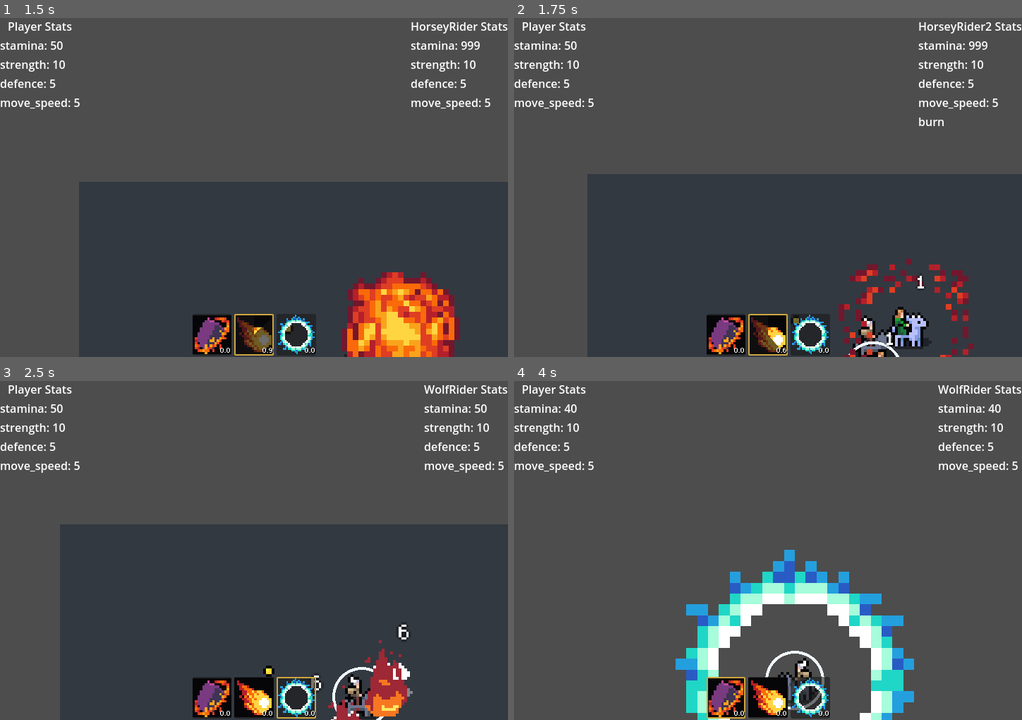
Above: before the commit, frames 1-4 (two rows, left to right).
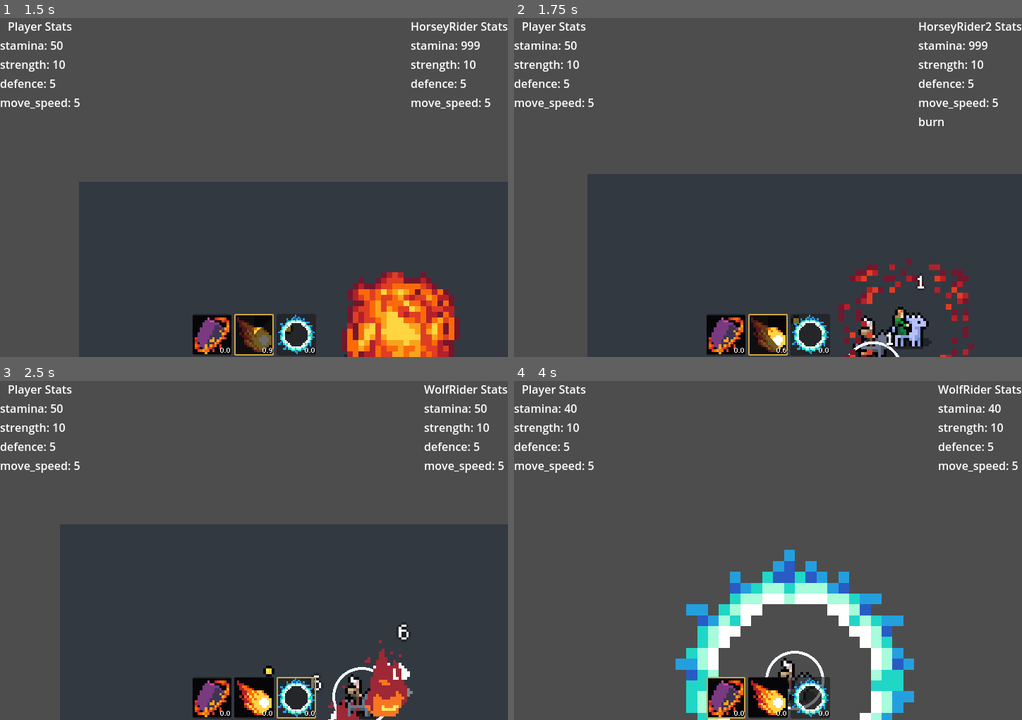
Above: after the commit, the same moments.

Repository: Snayff/not_quite_paradise4
Game: Godot game, scene res://world.tscn
Two runs of this game, one before a commit and one after it. Both use one fixed random seed, a clock stepped at 60 frames per second and the inputs below. The engine's default icon, where the game draws it, is replaced by a stand-in: a white triangle on a blue panel in a dark square.
Inputs:
- Up to frame 1 (1.5 s): hold D (move_right) 0.53-1.28 s; tap Tab (next_active) at 0.6 s; hold S (move_down) from 1.28 s (still down); tap Space (use_active) at 1.35 s
- Up to frame 2 (1.75 s): keep holding S (move_down)
- Up to frame 3 (2.5 s): release S (move_down) at 2.03 s; hold D (move_right) from 2.03 s (still down); tap Tab (next_active) at 2.1 s
- Up to frame 4 (4 s): release D (move_right) at 2.78 s; hold W (move_up) 2.78-3.53 s; tap Space (use_active) at 2.85 s; hold A (move_left) from 3.53 s (still down); tap Tab (next_active) at 3.6 s

Frame 1 is identical in both runs. In frame 2, less than 0.1% of the frame differs, in the area x 68-73%, y 97-100%; in frame 3, less than 0.1%; in frame 4, 0.4%, in the area x 51-60%, y 81-95%.

Commit message:
cleaned up post implementation of projectile throwable, added props
removed dead code
updated comments
extracted relevant code to functions
extended props in projectile_throwable

Diff:
--- a/scenes/abcs/abc_projectile.gd
+++ b/scenes/abcs/abc_projectile.gd
@@ -84,8 +84,9 @@
 	_team = data.team
 	_valid_hit_option = data.valid_hit_option
 	_max_bodies_can_hit = data.max_bodies_can_hit
+	_sprite.sprite_frames = data.sprite_frames
 
-	_sprite.sprite_frames = data.sprite_frames
+	_align_collisions_to_sprite()
 
 	if data.size > 0:
 		_resize(data.size)
@@ -127,6 +128,23 @@
 ####### PRIVATE #######
 ######################
 
+## set the collision shapes on self and hitbox to closely match the sprite size
+func _align_collisions_to_sprite() -> void:
+	var sprite_size: Vector2 = Utility.get_current_sprite_size(_sprite)
+	var longest_size_length: int = 0
+	if sprite_size.x > sprite_size.y:
+		longest_size_length = sprite_size.x
+	else:
+		longest_size_length = sprite_size.y
+
+	for shape_ in [get_node("./CollisionShape2D").shape, _hitbox.get_node("./CollisionShape2D").shape]:
+		if shape_ is CircleShape2D:
+			shape_.radius = longest_size_length / 2
+		else:
+			push_warning(
+				"ABCProjectile: shape not recognised, so collision shape not matched to sprite size"
+			)
+
 ## enable or diasble the collisions. Deferred call.
 ##
 ## true disables the projectile's collisions.
@@ -152,4 +170,6 @@
 	Utility.update_body_collisions(self, _team, _valid_hit_option, _target_actor, false)
 	Utility.update_hitbox_hurtbox_collision(_hitbox, _team, _valid_hit_option, _target_actor, false)
 
+
+
 	#endregion
--- a/scenes/abcs/combat_actor.tscn
+++ b/scenes/abcs/combat_actor.tscn
@@ -134,16 +134,15 @@
 _root = NodePath("..")
 _font = ExtResource("10_nqnyt")
 
-[node name="PhysicsMovement" type="Node" parent="." node_paths=PackedStringArray("_root", "_main_sprite")]
+[node name="PhysicsMovement" type="Node" parent="." node_paths=PackedStringArray("_root")]
 unique_name_in_owner = true
 script = ExtResource("12_73flk")
 _root = NodePath("..")
-_main_sprite = NodePath("../AnimatedSprite2D")
 
 [node name="StatsContainer" type="Node" parent="."]
 unique_name_in_owner = true
 script = ExtResource("12_dnaiq")
-_editor_stats = Array[ExtResource("13_hojhi")]([SubResource("Resource_mpvob"), SubResource("Resource_wnrae"), SubResource("Resource_710uh")])
+_editor_stats = Array[ExtResource("13_hojhi")]([SubResource("Resource_bjwn8"), SubResource("Resource_2b6l7"), SubResource("Resource_5u1jk")])
 
 [node name="BoonsBanesContainer" type="Node" parent="." node_paths=PackedStringArray("_root", "_death_trigger")]
 unique_name_in_owner = true
--- a/scenes/templates/projectile_throwable.gd
+++ b/scenes/templates/projectile_throwable.gd
@@ -59,6 +59,9 @@
 	_set_travel_range(data.travel_range)
 	_move_speed = data.move_speed
 	_is_homing = data.is_homing
+	lock_rotation = data.lock_rotation
+
+	_movement_component.setup(data.max_speed, data.acceleration, data.deceleration)
 
 func activate() -> void:
 	assert(
@@ -71,12 +74,8 @@
 	_set_hitbox_disabled(false)
 	_sprite.play()
 
-func _integrate_forces(state: PhysicsDirectBodyState2D) -> void:
-	assert(_movement_component is PhysicsMovementComponent)
-	#_movement_component.calc_movement(state)
-
 func _physics_process(delta: float) -> void:
-	_movement_component.pp(delta)
+	_movement_component.execute_physics(delta)
 
 func _on_hit(hurtbox: HurtboxComponent) -> void:
 	if !Utility.target_is_valid(_valid_hit_option, _hitbox.originator, hurtbox.root, _target_actor):
@@ -109,5 +108,4 @@
 	super.set_target_actor(actor)
 	_movement_component.set_target_actor(actor, _is_homing)
 
-
 #endregion
--- a/scenes/templates/projectile_throwable.tscn
+++ b/scenes/templates/projectile_throwable.tscn
@@ -16,6 +16,8 @@
 [sub_resource type="CircleShape2D" id="CircleShape2D_5b1f2"]
 resource_local_to_scene = true
 
+[sub_resource type="SpriteFrames" id="SpriteFrames_uav7v"]
+
 [sub_resource type="Resource" id="Resource_bvqj6"]
 resource_local_to_scene = true
 script = ExtResource("5_l37ln")
@@ -25,6 +27,7 @@
 
 [node name="ProjectileThrowable" instance=ExtResource("1_1rweh")]
 physics_material_override = SubResource("PhysicsMaterial_q1xa1")
+lock_rotation = false
 script = ExtResource("2_bbj4i")
 
 [node name="CollisionShape2D" parent="." index="0"]
@@ -32,6 +35,9 @@
 
 [node name="CollisionShape2D" parent="HitboxComponent" index="0"]
 shape = SubResource("CircleShape2D_5b1f2")
+
+[node name="AnimatedSprite2D" parent="." index="2"]
+sprite_frames = SubResource("SpriteFrames_uav7v")
 
 [node name="OnHitEffectSpawner" type="Node2D" parent="." index="3"]
 script = ExtResource("3_1074t")
@@ -50,7 +56,6 @@
 _supply_type = 1
 _destroy_effect_spawner = NodePath("../OnDeathEffectSpawner")
 
-[node name="PhysicsMovementComponent" type="Node" parent="." index="7" node_paths=PackedStringArray("_root", "_main_sprite")]
+[node name="PhysicsMovementComponent" type="Node" parent="." index="7" node_paths=PackedStringArray("_root")]
 script = ExtResource("7_v8jiw")
 _root = NodePath("..")
-_main_sprite = NodePath("../AnimatedSprite2D")
--- a/scripts/components/functionals/physics_movement.gd
+++ b/scripts/components/functionals/physics_movement.gd
@@ -3,13 +3,12 @@
 class_name PhysicsMovementComponent
 extends Node
 
+
 # TODO: move these to a stat sheet, as they vary by actor
 const WALK_ACCEL = 1000.0
 const WALK_DEACCEL = 1000.0
 const WALK_MAX_VELOCITY = 200.0
-const MOVE_SPEED = 50.0  # FIXME: at low speeds the projectile keeps missing the target, even when still
-const ACCEL = 50.0
-const DECCEL = 100.0
+
 
 #region SIGNALS
 
@@ -23,10 +22,12 @@
 
 #region EXPORTS
 @export_group("Component Links")
+## the body to apply forces to
 @export var _root: PhysicsBody2D
 ## the sprite we're going to flip the facing of, based on direction
-@export var _main_sprite: Node2D
+@export var _sprite: Node2D
 @export_group("Details")
+## divert logic to respond to controls rather than targeting
 @export var is_attached_to_player: bool = false
 #endregion
 
@@ -35,16 +36,36 @@
 var _is_facing_left: bool = false
 var _target_actor: CombatActor
 var _current_target_pos: Vector2 = Vector2.ZERO
+## whether to update _current_target_pos to targets current position
 var _is_following_target_actor: bool = false
-
+## max movement speed. with max_speed < accel < deccel we can get some random sidewinding movement,
+## but still hit target. with move_speed >= accel we move straight to target
+var _max_speed: float
+## how quickly we accelerate. uses delta, so will apply ~1/60th per frame to the velocity,
+## up to max_speed.
+var _acceleration: float
+## how quickly we decelerate. uses delta, so will apply ~1/60th per frame to the velocity.
+## applied when max_speed is hit. should be >= acceleration.
+var _deceleration: float
+## whether setup() has been called
+var _has_run_setup: bool = false
 #endregion
 
 
 #region FUNCS
+func setup(max_speed: float, acceleration: float, deceleration: float) -> void:
+	_max_speed = max_speed
+	_acceleration = acceleration
+	_deceleration = deceleration
 
+	_has_run_setup = true
 
-## update the physics state's velocity
-func pp(delta: float) -> void:
+# TODO: eventually, this should just be the _physics process, so that it doesnt need to be called.
+## update the physics state's velocity. won't run until setup() has been called.
+func execute_physics(delta: float) -> void:
+	if not _has_run_setup:
+		return
+
 	## calc direction to target
 	if _target_actor is CombatActor or _current_target_pos != Vector2.ZERO:
 
@@ -57,100 +78,33 @@
 
 	# if already at max speed, slow down
 	var slow_down_force: Vector2 = Vector2.ZERO
-	if absf(velocity.x) > MOVE_SPEED:
+	if absf(velocity.x) > _max_speed:
 		if velocity.x > 0:
-			slow_down_force.x -= DECCEL
+			slow_down_force.x -= _deceleration
 		else:
-			slow_down_force.x += DECCEL
+			slow_down_force.x += _deceleration
 
-	if absf(velocity.y) > MOVE_SPEED:
+	if absf(velocity.y) > _max_speed:
 		if velocity.y > 0:
-			slow_down_force.y -= DECCEL
+			slow_down_force.y -= _deceleration
 		else:
-			slow_down_force.y += DECCEL
+			slow_down_force.y += _deceleration
 
 	# apply slowdown, if needed
 	if !slow_down_force.is_zero_approx():
 		_root.apply_impulse(slow_down_force * delta, _root.global_position)
 
 	# move towards target
-	_root.apply_impulse(movement * ACCEL * delta, _root.global_position)
+	_root.apply_impulse(movement * _acceleration * delta, _root.global_position)
 
-
-
-
-#
-#
-#
-#
-	## not moving, deccelerate
-	##if movement.is_zero_approx():
-		##movement * (delta * DECCEL)
-	##else:
-		##movement * (delta * ACCEL)
-#
-	## right
-	#if movement.x > 0:
-		#velocity.x += movement.x
-#
-	## left
-	#elif  movement.x < 0:
-		#velocity.x -= absf(movement.x)
-#
-	## up
-	#if movement.y < 0:
-		#velocity.y -= absf(movement.y)
-	#elif movement.y > 0:
-		#velocity.y += movement.y
-#
-	#print("vel:", velocity)
-	#velocity.x = clampf(velocity.x, -MOVE_SPEED, MOVE_SPEED)
-	#velocity.y = clampf(velocity.y, -MOVE_SPEED, MOVE_SPEED)
-	#print("post clamp vel:", velocity)
-#
-	##print("movement: ", movement, " | vel: ", velocity)
-	##breakpoint
-	##HyperLog.sketch_arrow(_root.global_position, movement, 0, Color.GREEN)
-	HyperLog.sketch_arrow(_root.global_position, velocity, 0, Color.RED)
-	#_root.apply_impulse(velocity, _root.global_position)
-	#_root.apply_impulse(_root.global_position.direction_to(_current_target_pos) * MOVE_SPEED * delta, _root.global_position)
-
+# TODO: remove and fold into physics process/execute physics above, so projecitle and actor use same
 func calc_movement(state: PhysicsDirectBodyState2D) -> void:
-
 	var velocity: Vector2 = state.get_linear_velocity()
 	var step: float = state.get_step()
 
 	# get player input.
 	if is_attached_to_player:
 		velocity = _apply_input_movement_velocity(velocity, step)
-
-	# calc direction to target
-	elif _target_actor is CombatActor or _current_target_pos != Vector2.ZERO:
-
-		# get or update target position
-		if _is_following_target_actor or _current_target_pos == Vector2.ZERO:
-			_current_target_pos = _target_actor.global_position
-
-		# update velocity
-		# FIXME: this always pulls to bottom right
-		print("root pos: ", _root.global_position, " | target: ", _current_target_pos)
-		var movement: Vector2 = _root.global_position.direction_to(
-			_target_actor.global_position
-			) * MOVE_SPEED
-
-		velocity = _get_velocity(
-			velocity,
-			step,
-			movement.x > 0,
-			movement.x < 0,
-			movement.y < 0,
-			movement.y > 0,
-		)
-
-		#velocity = _root.global_position.lerp(_root.global_position + movement, step * WALK_ACCEL)
-		print("movement: ", movement, " | velocity: ", velocity)
-		HyperLog.sketch_arrow(_root.global_position, movement, 0, Color.GREEN)
-		HyperLog.sketch_arrow(_root.global_position, velocity, 0, Color.RED)
 
 	# TODO: only amend facing if we intend to move in a direction. e.g. dont face direction
 	#	because knocked back in that direction.
@@ -163,6 +117,39 @@
 func set_target_actor(actor: CombatActor, is_following: bool) -> void:
 	_target_actor = actor
 	_is_following_target_actor = is_following
+
+## amend the attached sprites facing based on movement and velocity
+func _amend_facing(velocity: Vector2, move_left: bool, move_right: bool) -> void:
+	if !is_instance_valid(_sprite):
+		return
+
+	var new_facing_left: bool = _is_facing_left
+
+	# Check facing
+	if velocity.x < 0 and move_left:
+		new_facing_left = true
+	elif velocity.x > 0 and move_right:
+		new_facing_left = false
+
+	# Update facings
+	if new_facing_left != _is_facing_left:
+		if new_facing_left:
+			# some nodes just need the x axis flipping
+			_sprite.scale.x = -1
+
+			# but some nodes need their relative position flipping, too
+			if _sprite.position.x != 0:
+				_sprite.position.x = _sprite.position.x * -1
+		else:
+			_sprite.scale.x = 1
+
+			if _sprite.position.x != 0:
+				_sprite.position.x = _sprite.position.x * -1
+
+	_is_facing_left = new_facing_left
+
+# FIXME: The below is still used by player for movement. Can't get it to work for projectiles.
+# 		need to unify approach.
 
 ## amends given velocity by input and returns amended velocity
 func _apply_input_movement_velocity(velocity: Vector2, delta: float) -> Vector2:
@@ -204,34 +191,6 @@
 
 	return velocity
 
-## amend the attached sprites facing based on movement and velocity
-func _amend_facing(velocity: Vector2, move_left: bool, move_right: bool) -> void:
-	var new_facing_left := _is_facing_left
 
-	# Check facing
-	if velocity.x < 0 and move_left:
-		new_facing_left = true
-	elif velocity.x > 0 and move_right:
-		new_facing_left = false
 
-	# Update facings
-	if new_facing_left != _is_facing_left:
-		if new_facing_left:
-			# some nodes just need the x axis flipping
-			_main_sprite.scale.x = -1
-
-			# but some nodes need their relative position flipping, too
-			if _main_sprite.position.x != 0:
-				_main_sprite.position.x = _main_sprite.position.x * -1
-		else:
-			_main_sprite.scale.x = 1
-
-			if _main_sprite.position.x != 0:
-				_main_sprite.position.x = _main_sprite.position.x * -1
-
-	_is_facing_left = new_facing_left
-#
-#
-#
-#
-##endregion
+#endregion
--- a/scripts/dataclasses/data_projectile.gd
+++ b/scripts/dataclasses/data_projectile.gd
@@ -2,7 +2,6 @@
 #@icon("")
 class_name DataProjectile
 extends Resource
-
 
 
 #region EXPORTS
@@ -17,13 +16,26 @@
 @export var max_bodies_can_hit: int
 ## the animation for the projectile
 @export var sprite_frames: SpriteFrames
+## max movement speed. with max_speed < accel < deccel we can get some random sidewinding movement,
+## but still hit target. with move_speed >= accel we move straight to target
+@export var max_speed: float
+## how quickly we accelerate. uses delta, so will apply ~1/60th per frame to the velocity,
+## up to max_speed.
+@export var acceleration: float
+## how quickly we decelerate. uses delta, so will apply ~1/60th per frame to the velocity.
+## applied when max_speed is hit. should be >= acceleration.
+@export var deceleration: float
+## whether object can rotate
+@export var lock_rotation: bool
+
 @export_group("Throwable")
 ## how far the projectile can travel
 @export var travel_range: float
 ## how fast we travel
-var move_speed: float
+@export var move_speed: float
 ## whether we track targets movement and follow, or not
-var is_homing: bool
+@export var is_homing: bool
+
 #endregion
 
 
@@ -40,7 +52,6 @@
 	sprite_frames_: SpriteFrames,
 	size_: float = -1,
 	max_bodies_can_hit_: int = 1,
-
 	) -> void:
 
 	team = team_
@@ -49,16 +60,24 @@
 	max_bodies_can_hit = max_bodies_can_hit_
 	sprite_frames = sprite_frames_
 
-## definition of the [ProjectileThrowable] subclass
+## definition of the [ProjectileThrowable] subclass. call after define.
 func define_throwable(
 	travel_range_: float,
 	move_speed_: float,
 	is_homing_: bool,
+	max_speed_: float = 100.0,
+	acceleration_: float = 100.0,
+	deceleration_: float = 100.0,
+	lock_rotation_: bool = true,
 	) -> void:
 
 	travel_range = travel_range_
 	move_speed = move_speed_
 	is_homing = is_homing_
+	max_speed = max_speed_
+	acceleration = acceleration_
+	deceleration = deceleration_
+	lock_rotation = lock_rotation_
 
 #endregion
 
--- a/scripts/singletons/factory.gd
+++ b/scripts/singletons/factory.gd
@@ -21,7 +21,7 @@
 		dict_data["valid_hit_option"],
 		Utility.get_sprite_frame(dict_data["sprite_frames"]),
 		dict_data["size"],
-		dict_data["max_bodies_can_hit"]
+		dict_data["max_bodies_can_hit"],
 	)
 
 	# get specific subclass
@@ -32,7 +32,11 @@
 			data_class.define_throwable(
 				dict_data["travel_range"],
 				dict_data["move_speed"],
-				dict_data["is_homing"]
+				dict_data["is_homing"],
+				dict_data["max_speed"],
+				dict_data["acceleration"],
+				dict_data["deceleration"],
+				dict_data["lock_rotation"]
 			)
 
 			# create and setup instance
--- a/scripts/singletons/library.gd
+++ b/scripts/singletons/library.gd
@@ -6,13 +6,19 @@
 	"projectile" : {
 		"fireball" : {
 			"subclass": "throwable",
+			# base attrs
 			"sprite_frames": "fireball.tres",
 			"valid_hit_option": Constants.TARGET_OPTION.enemy,
 			"size": 8,
 			"max_bodies_can_hit": 1,
+			# throwable attrs
 			"travel_range": 100.0,
 			"move_speed": 50.0,
-			"is_homing": false
+			"is_homing": false,
+			"max_speed": 100.0,
+			"acceleration": 1000.0,
+			"deceleration": 2000.0,
+			"lock_rotation": true,
 		}
 	}
 }
--- a/scripts/singletons/utility.gd
+++ b/scripts/singletons/utility.gd
@@ -156,20 +156,26 @@
 
 ## get the % difference between the current shape "size" and the desired size.
 ##
-## uses different properties based on the shape type.
+## note, uses different properties based on the shape type.
 func get_ratio_desired_vs_current(desired_size: float, shape: Shape2D) -> float:
-	var ratio: float = 1
+	var ratio: float = get_percentage_change(desired_size, get_shape_size(shape))
+	return ratio
+
+## get the size of a shape
+##
+## note, uses different properties based on the shape type.
+func get_shape_size(shape: Shape2D) -> float:
+	var size: float
 	if shape is CircleShape2D:
-		ratio = get_percentage_change(desired_size, shape.radius * 2)
+		size = shape.radius * 2
 
 	elif shape is SegmentShape2D:
-		var size: float = shape.a.distance_to(shape.b)
-		ratio = get_percentage_change(desired_size, size)
+		size = shape.a.distance_to(shape.b)
 
 	elif shape is CapsuleShape2D:
-		ratio = get_percentage_change(desired_size, shape.height)
-
-	return ratio
+		size = shape.height
+
+	return size
 
 # the change in value, expressed as variance from 1. e.g. reduction by 13 points is 0.87.
 func get_percentage_change(new_value: float, old_value: float) -> float:
@@ -195,4 +201,8 @@
 		push_error("Utility: sprite_frames (", sprite_frame_name, ") not found.")
 	return sprite_frames
 
+## get the dimensions of the sprite in the current frame of the [SpriteFrames]
+func get_current_sprite_size(sprite: AnimatedSprite2D) -> Vector2:
+	return sprite.sprite_frames.get_frame_texture(sprite.animation, sprite.frame).get_size()
+
 #endregion
Not shown: 3 places in scenes/abcs/combat_actor.tscn that only renumber resources
Not shown: 1 places in scenes/templates/projectile_throwable.tscn that only renumber resources
